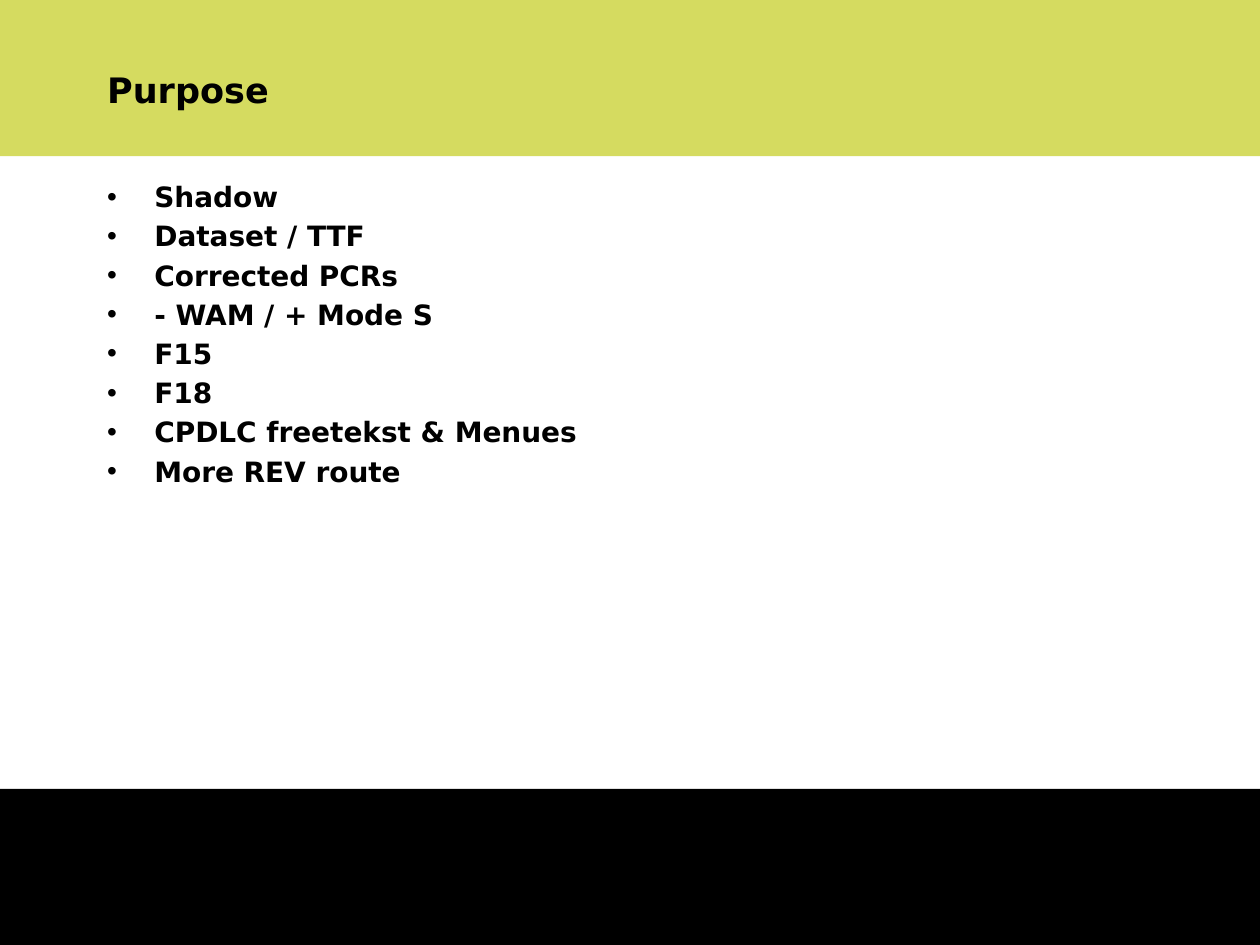
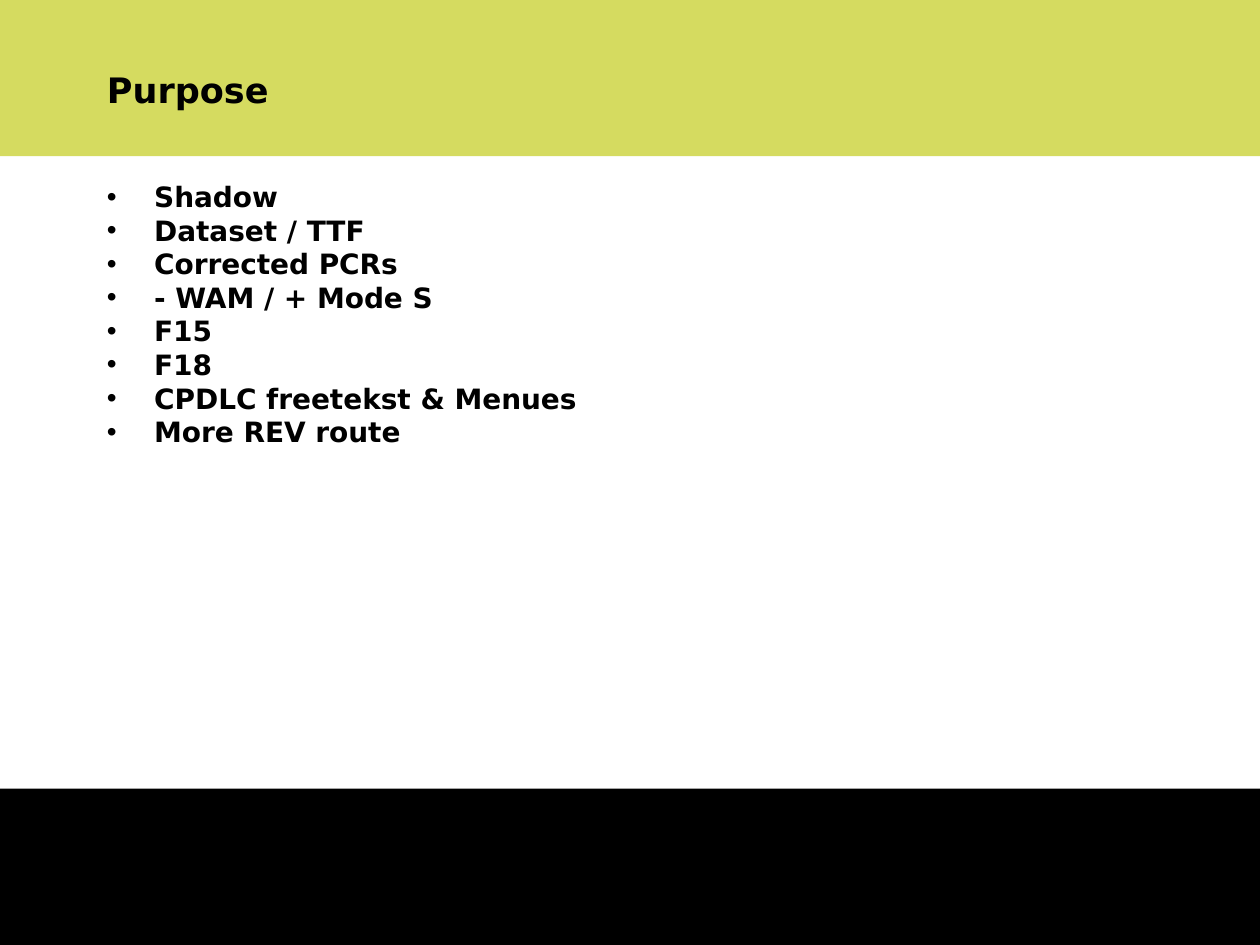
Before and after one commit to danchrist/officedoc, a slide deck: slide 9 of agenda_2016W34_1 [632300].pptx. Drawn at 1260x945 pixels with LibreOffice and Linux fonts; fonts in the diff are those of the drawing; background and template pictures are left out. Boxes give left, top, right and bottom in pixels: in the first picture for what was removed or moved away, otherwise in the second. Text is boxed around its words. In the diff, an @@ line names an element or a change of style, - is before the commit and + after.

```diff
--- a/agenda_2016W34_1 [632300].pptx
+++ b/agenda_2016W34_1 [632300].pptx
@@ text "Shadow" at bbox=[154, 185, 577, 443]: indent changed; less space between paragraphs @@
```
Also in this commit, not shown: 9 other slides changed.
